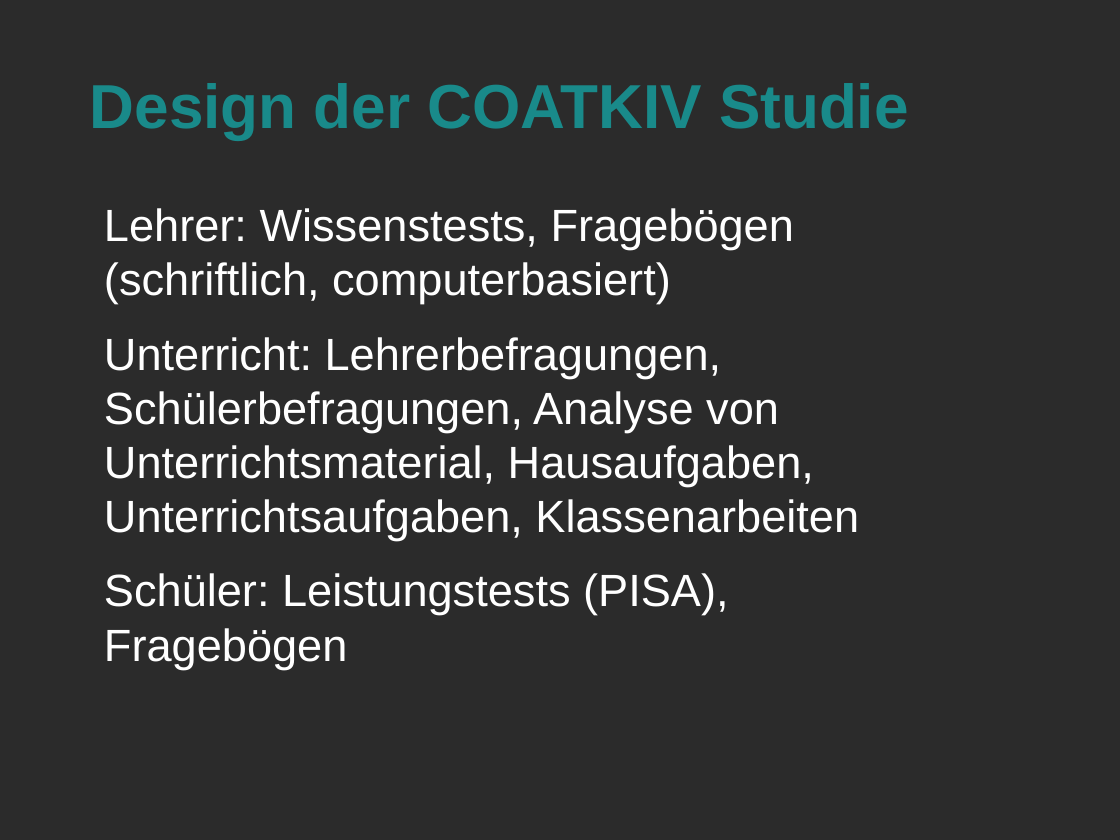
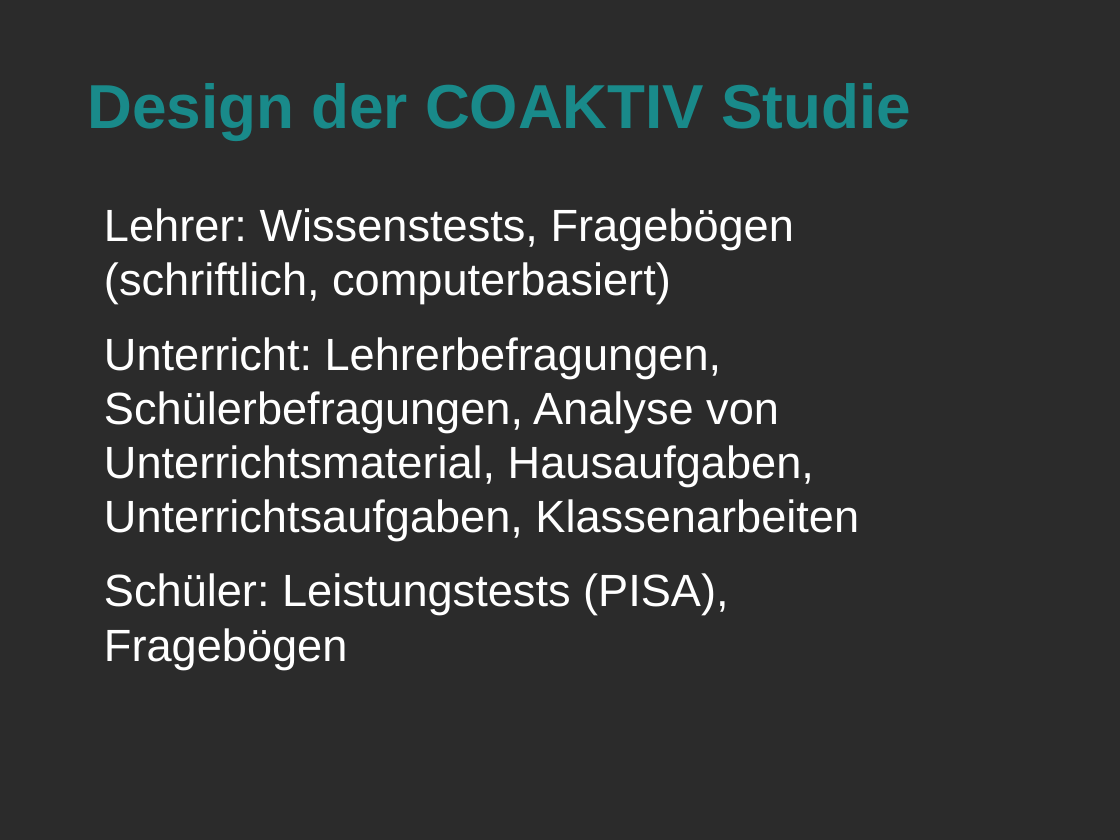
Before and after one commit to LorenzMueller/SS19, a slide deck: slide 8 of Mathe Didaktik/Präsentation.odp. Drawn at 1120x840 pixels with LibreOffice and Linux fonts; fonts in the diff are those of the drawing; background and template pictures are left out; a plain dark background stands for a picture behind light text. Boxes give left, top, right and bottom in pixels: in the first picture for what was removed or moved away, otherwise in the second. Text is boxed around its words. In the diff, an @@ line names an element or a change of style, - is before the commit and + after.

```diff
--- a/Mathe Didaktik/Präsentation.odp
+++ b/Mathe Didaktik/Präsentation.odp
@@ title at bbox=[87, 83, 911, 139]: text changed @@
-Design der COATKIV Studie
+Design der COAKTIV Studie
```
Also in this commit, not shown: 1 other slide changed, 1 slide added, 1 other file.
